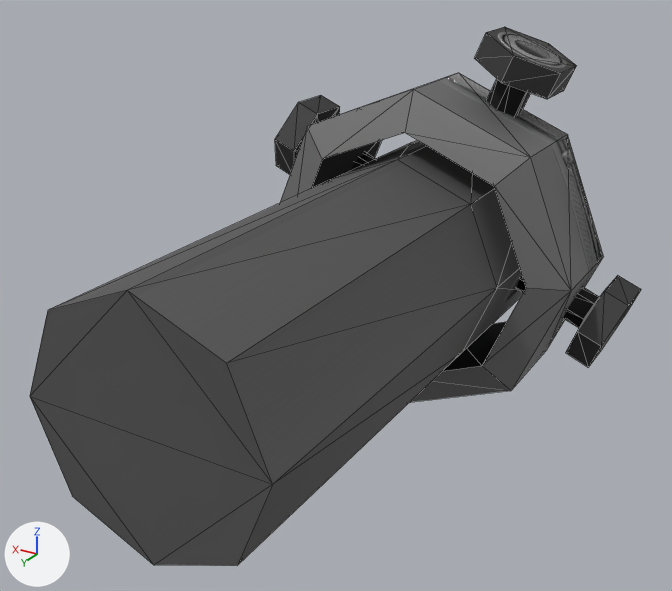
One commit to the glTF model startup/pkg/vaststars.resources/glbs/pipe/pipejoint/pipejoint.gltf: the scene before it, then after it.
Camera for both pictures: a camera (50 mm lens) standing at (-14.5, 27.0, 16.4) and looking at (0.2, 2.5, 4.2). Arrows for +X, +Y and +Z are at lower left; the lights stay in place. Mesh edges are drawn as thin lines. Vertices at the same position are counted once.
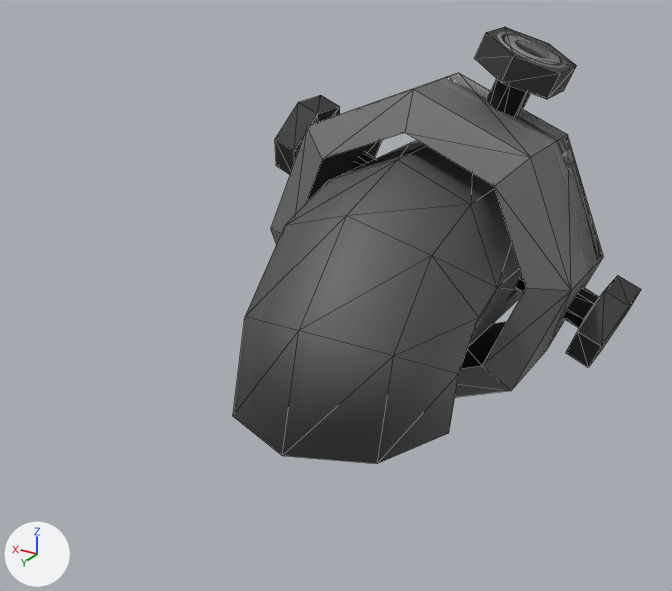
Where the newer file only moved an object's origin or applied its transform, the numbers keep the older frame.

The edits, one by one:
me_cylinder_006 is used by ob_cylinder_005; location (0.0, -4.38, 3.97).
me_cylinder_006 had 160 vertices, 292 faces and spanned x -7.8..7.4, y -4.1..16.7, z -6.3..8.1.
me_cylinder_006 now has 171 vertices, 314 faces and spans x -7.8..7.4, y -4.1..10.5, z -6.3..8.1.
Part 1, on me_cylinder_006:
9 vertices are removed from x -4.0..4.0, y 3.0..16.7, z -4.0..4.0.
25 faces are deleted.
20 vertices are added at x -4.0..4.0, y 2.5..10.5, z -4.0..2.9.
47 new faces join them.

Pixel boxes (x1, y1, x2, y2) of what changed, in the pictures (672 x 591 px):
'Cylinder.005', reshaped (33% narrower, 19% shorter)
    before: (30, 27, 641, 566)
    after: (233, 27, 641, 464)
part 1 of me_cylinder_006, built on
    before: (30, 160, 497, 566)
    after: (233, 160, 497, 464)
